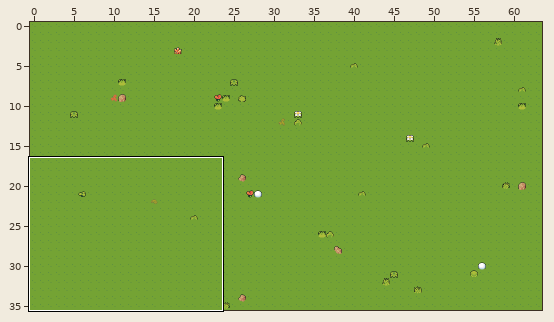
One commit to this Tiled map: game/assets/resources/data/levels/chapter-1/room-13.tmx. Above, an overview of the earlier version with the close-up marked.
Close-up. Before the edit:
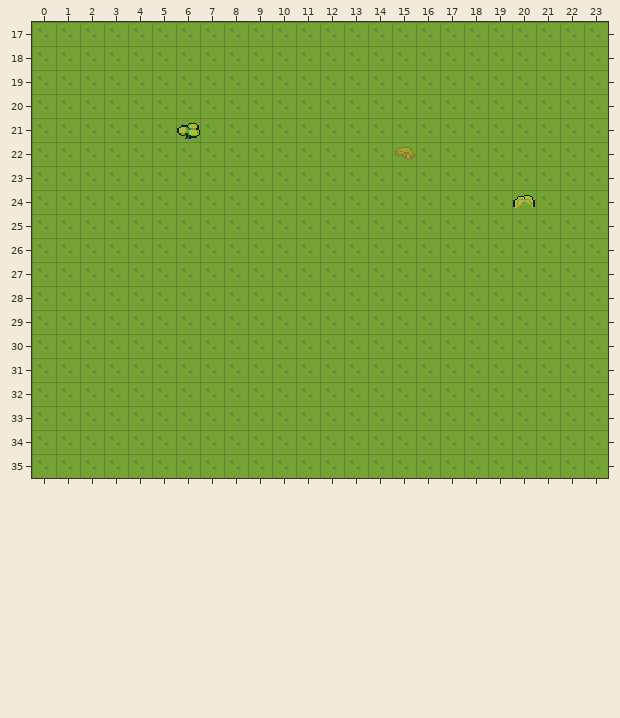
Cells are 16x16 px. Shown: x 0..23, y 17..35. The commit also changed other parts of the map, which this record leaves out.
Once edited:
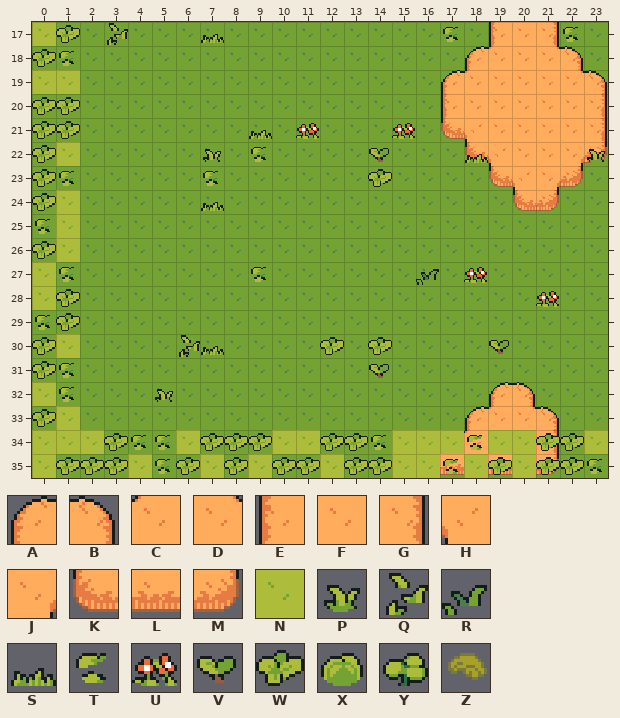
Key: from "field": A 0, B 2, C 3, D 4, E 5, F 6, G 7, H 8, J 9, K 10, L 11, M 12, N 21; from "floordetail": P 32, Q 33, R 34, S 35, T 36, U 37, V 38, W 39; from "nature": X 246, Y 266, Z 277.
_ is an empty cell, . an unchanged one.
Tiles of an added or newly shown layer are drawn over the layers below it.
Edits made:
--- layer "ground" (added)
@@ x 17..23 @@
-17 ..___..
-18 ._____.
-19 _______
-20 _______
-21 _______
-22 .______
-23 ..____.
-24 ...__..
+17 ..EFG..
+18 .ACFDB.
+19 ACFFFDB
+20 EFFFFFG
+21 KHFFFFG
+22 .KHFFJM
+23 ..KHJM.
+24 ...KM..
@@ x 17..21 @@
-32 ..__.
-33 .____
-34 ._.._
-35 _._._
+32 ..AB.
+33 .ACDB
+34 .C..G
+35 L.L.M
--- layer "decor"
@@ x 3..22 @@
-17 _..._........._...._
+17 Q...S.........T....T
@@ x 6..23 @@
-21 Y.._._..._........
-22 ._._...._Z.._...._
-23 ._......_.........
-24 ._............X...
+21 _..S.U...U........
+22 .P.T....V_..S....P
+23 .T......W.........
+24 .S............_...
@@ x 9..21 @@
-27 _......_._...
-28 ............_
+27 T......R.U...
+28 ............U
@@ x 5..19 @@
-30 .__...._._...._
-31 ........._.....
-32 _..............
+30 .QS....W.W....V
+31 .........V.....
+32 P..............
--- layer "border" (added)
@@ x 0..23 @@
-17 __......................
-18 __......................
-19 __......................
-20 __......................
-21 __......................
-22 __......................
-23 __......................
-24 __......................
-25 __......................
-26 __......................
-27 __......................
-28 __......................
-29 __......................
-30 __......................
-31 __......................
-32 __......................
-33 __......................
-34 ________________________
-35 ________________________
+17 NW......................
+18 WT......................
+19 NN......................
+20 WW......................
+21 WW......................
+22 WN......................
+23 WT......................
+24 WN......................
+25 TN......................
+26 WN......................
+27 NT......................
+28 NW......................
+29 TW......................
+30 WN......................
+31 WT......................
+32 NT......................
+33 WN......................
+34 NNNWTTNWWWNNWWTNNNTNNWWN
+35 NWWWNTWNWNWWNWWNNTNWNWWT
Boxes around the changes in both close-ups, in picture pixels (x1, y1, x2, y2):
changed: (32, 22, 608, 478)
